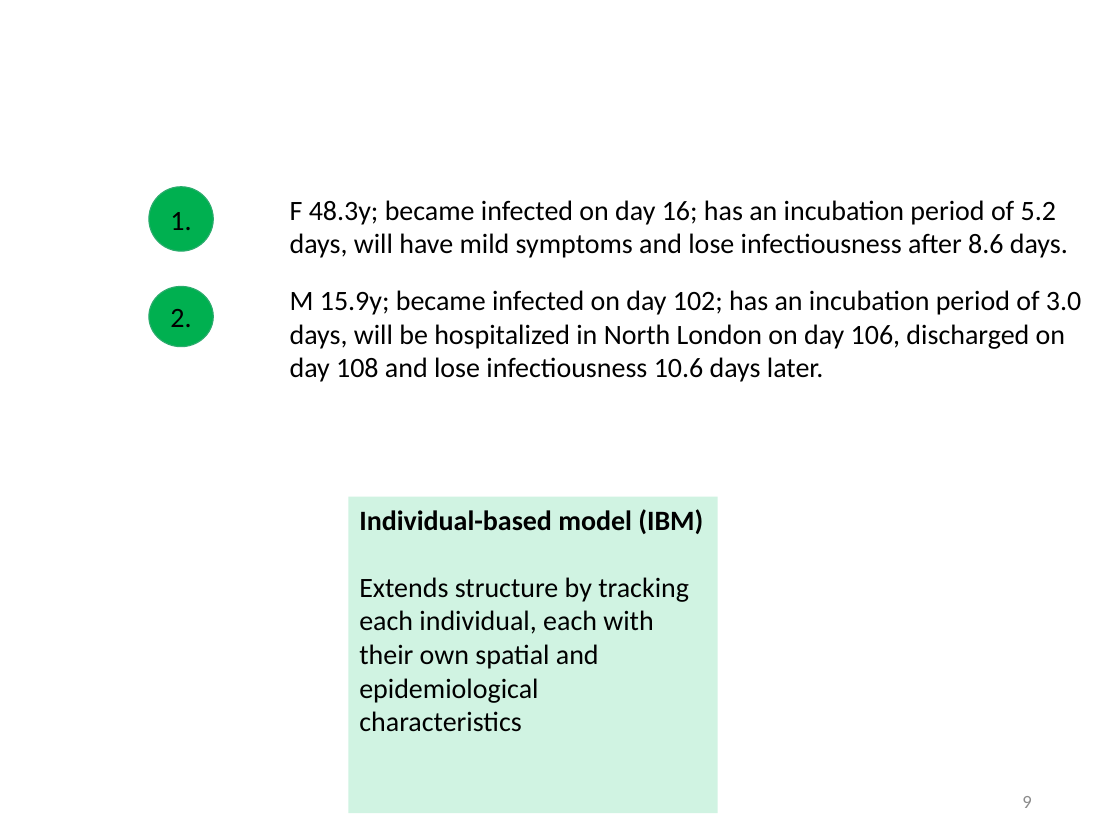
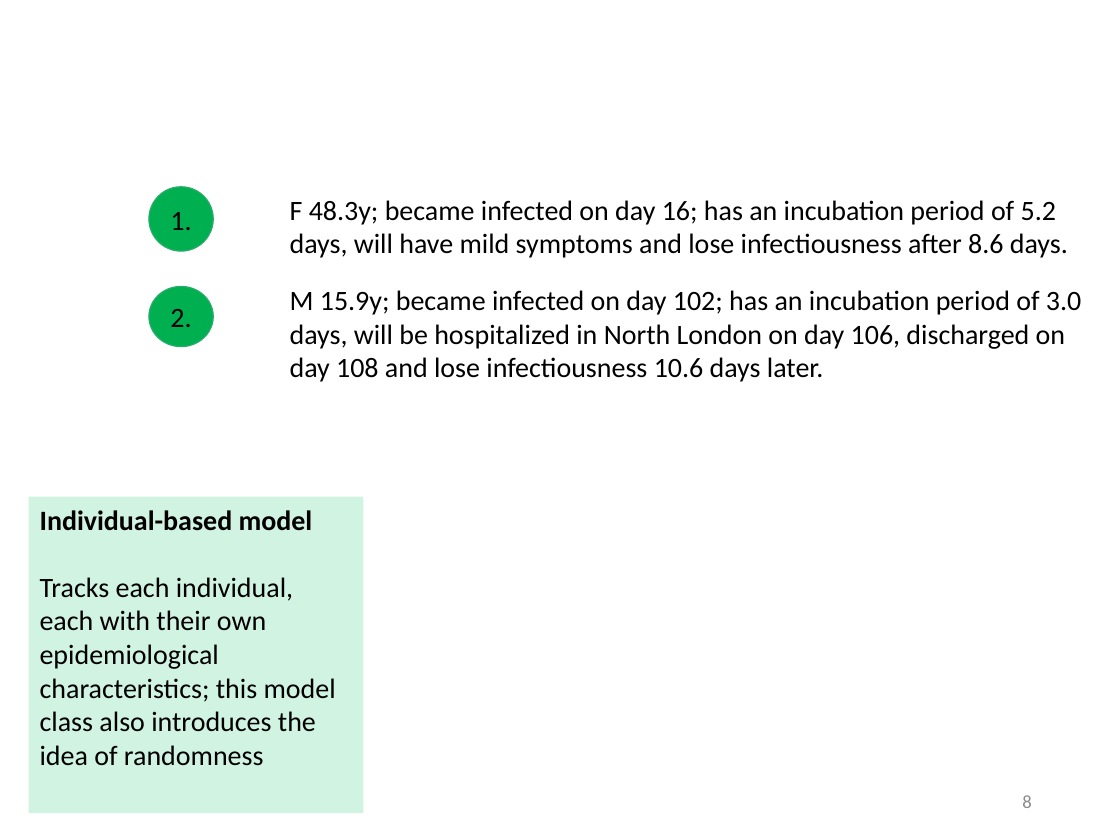
Before and after one commit to cmmid/mtm, a slide deck: slide 9 of slides/Lecture_02_TypesOfModels.pptx (slide 10 before the commit). Drawn at 1120x840 pixels with LibreOffice and Linux fonts; fonts in the diff are those of the drawing; background and template pictures are left out. Boxes give left, top, right and bottom in pixels: in the first picture for what was removed or moved away, otherwise in the second. Text is boxed around its words. In the diff, an @@ line names an element or a change of style, - is before the commit and + after.

```diff
--- a/slides/Lecture_02_TypesOfModels.pptx
+++ b/slides/Lecture_02_TypesOfModels.pptx
@@ rectangle added at [29, 496, 364, 813], fill #D0F3E2, 18 pt, text #000000 @@
+Individual-based model
+Tracks each individual, each with their own epidemiological characteristics; this model class also introduces the idea of randomness
@@ rectangle removed at [348, 496, 718, 813] @@
-Individual-based model (IBM)
-Extends structure by tracking each individual, each with their own spatial and epidemiological characteristics
@@ page number at [1022, 795, 1031, 808]: text changed @@
-9
+8
```
Also in this commit, not shown: 7 other slides changed, 1 other file.
